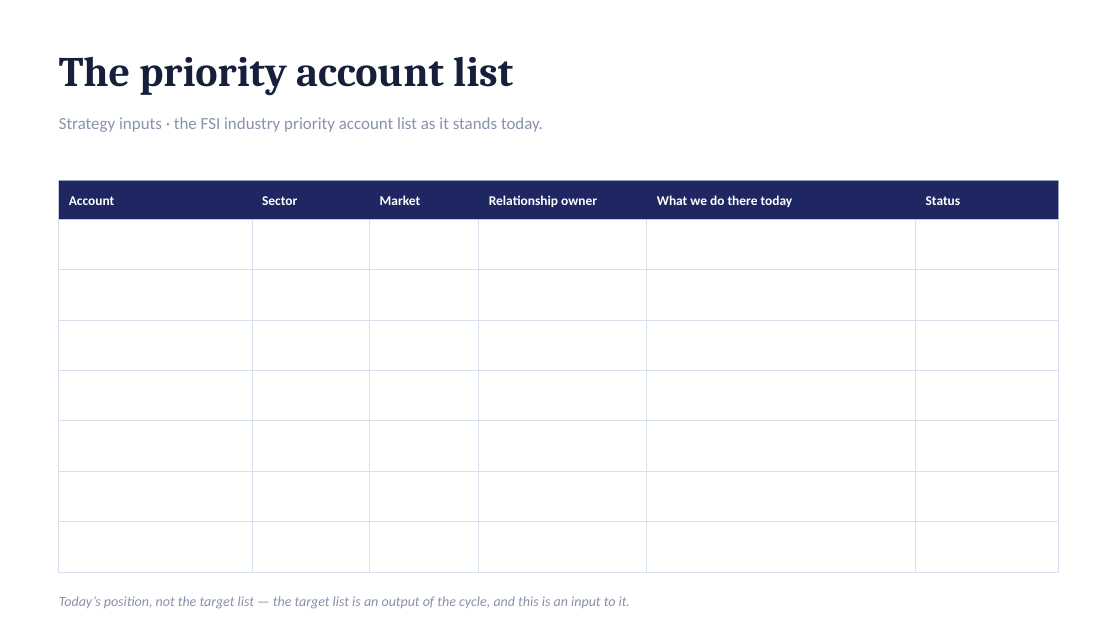
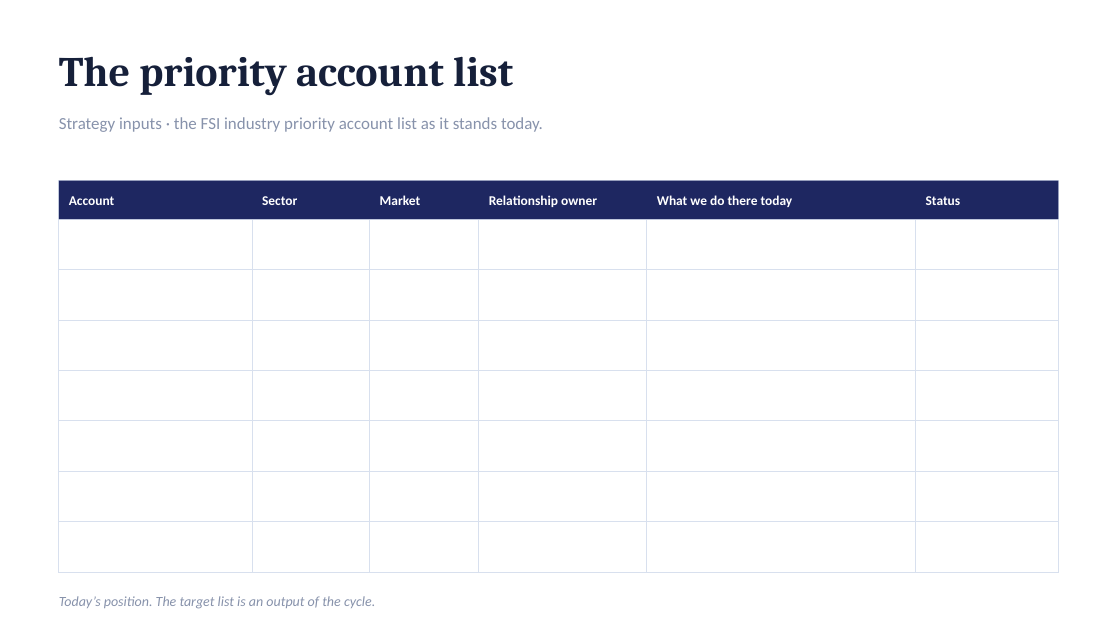
Before and after one commit to dhajjar-cyber/bae, a slide deck: slide 34 of FSI strategy/EAI&D-FSI-Strategy-Development-Plan.pptx. Drawn at 1120x630 pixels with LibreOffice and Linux fonts; fonts in the diff are those of the drawing. Boxes give left, top, right and bottom in pixels: in the first picture for what was removed or moved away, otherwise in the second. Text is boxed around its words. In the diff, an @@ line names an element or a change of style, - is before the commit and + after.

```diff
--- a/FSI strategy/EAI&D-FSI-Strategy-Development-Plan.pptx
+++ b/FSI strategy/EAI&D-FSI-Strategy-Development-Plan.pptx
@@ text at bbox=[59, 596, 375, 609]: text changed @@
-Today’s position, not the target list — the target list is an output of the cycle, and this is an input to it.
+Today’s position. The target list is an output of the cycle.
```
Also in this commit, not shown: 8 other slides changed, 1 other file.
